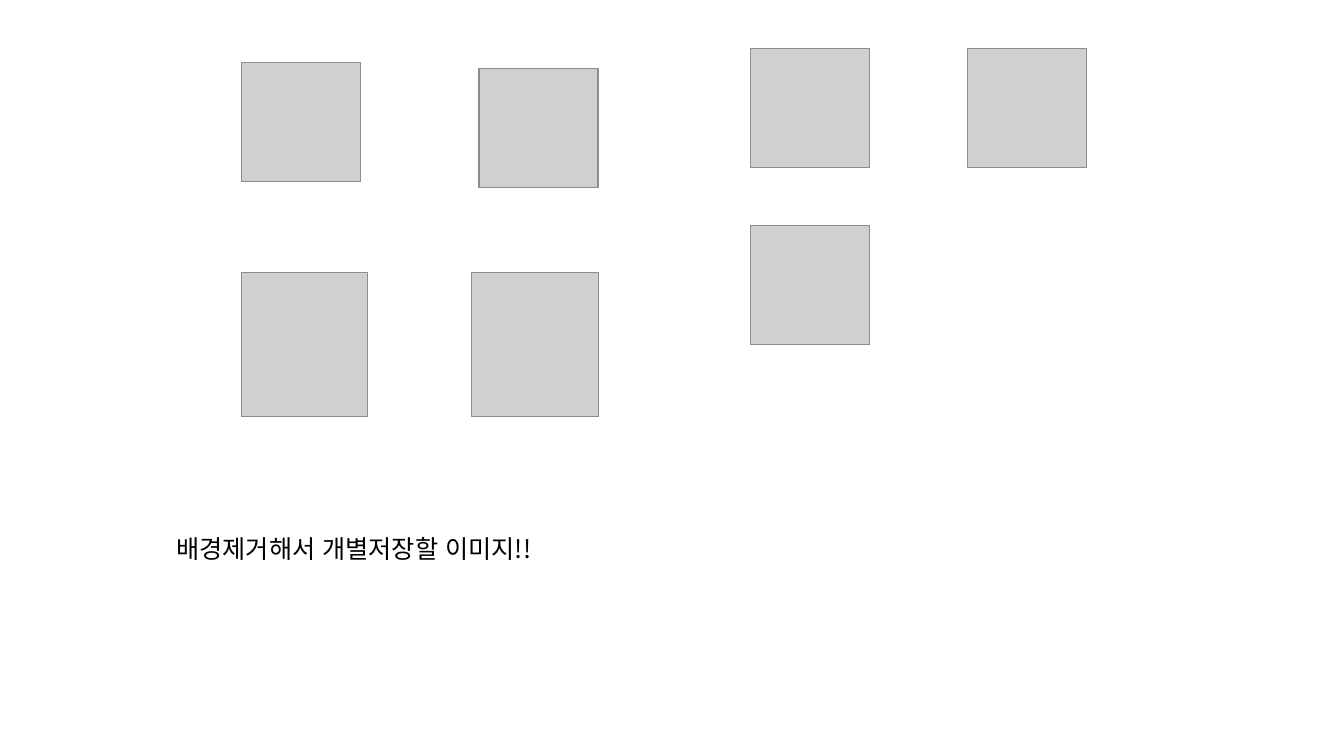
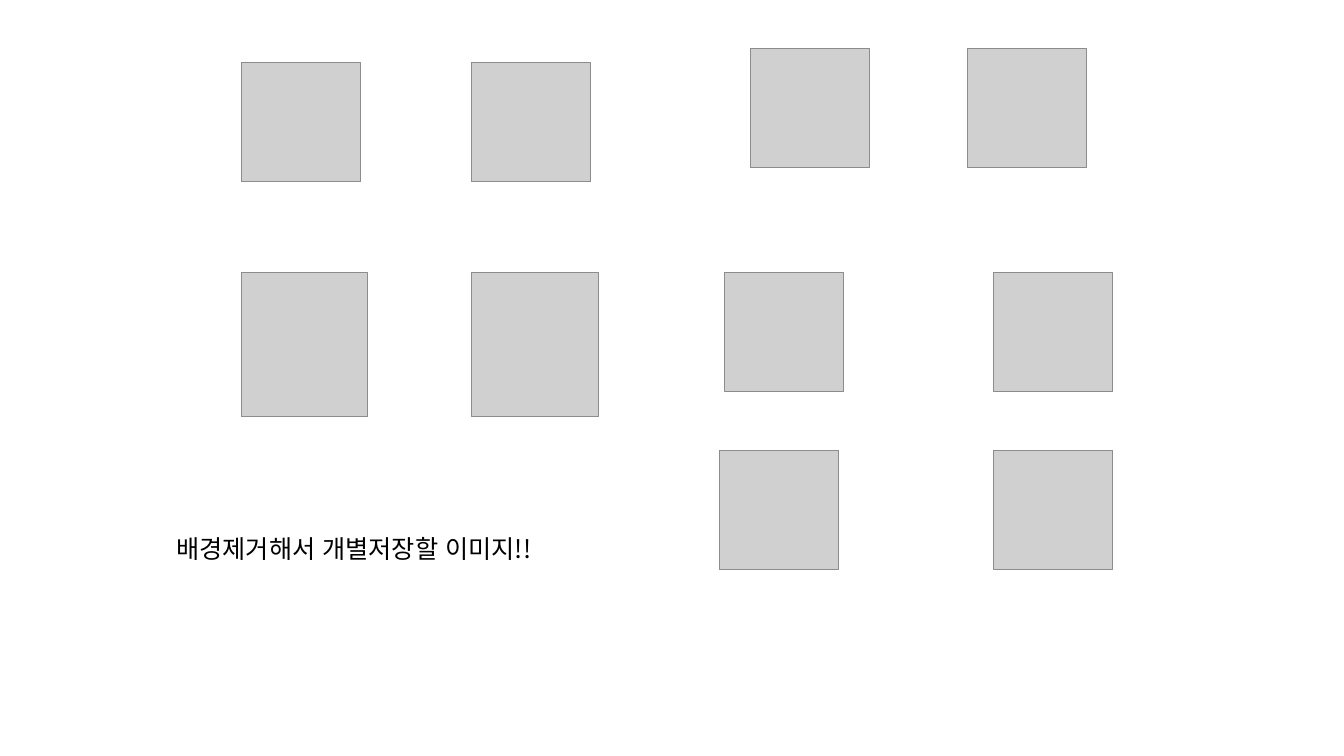
Before and after one commit to livlikwav/UOSSE, a slide deck: slide 2 of mapimgs/simimgs.pptx. Drawn at 1344x756 pixels with LibreOffice and Linux fonts; fonts in the diff are those of the drawing; grey boxes stand for pictures. Boxes give left, top, right and bottom in pixels: in the first picture for what was removed or moved away, otherwise in the second. Text is boxed around its words. In the diff, an @@ line names an element or a change of style, - is before the commit and + after.

```diff
--- a/mapimgs/simimgs.pptx
+++ b/mapimgs/simimgs.pptx
@@ picture: place and size @@
-picture at (750,226,869,345)
+picture at (472,63,591,181)
@@ picture removed at (479,69,598,188) @@
@@ picture added at (725,272,844,391) @@
@@ picture added at (994,272,1113,391) @@
@@ picture added at (719,451,838,570) @@
@@ picture added at (994,451,1113,570) @@
```
Also in this commit, not shown: 2 other slides changed, 1 slide added, 44 other files.
